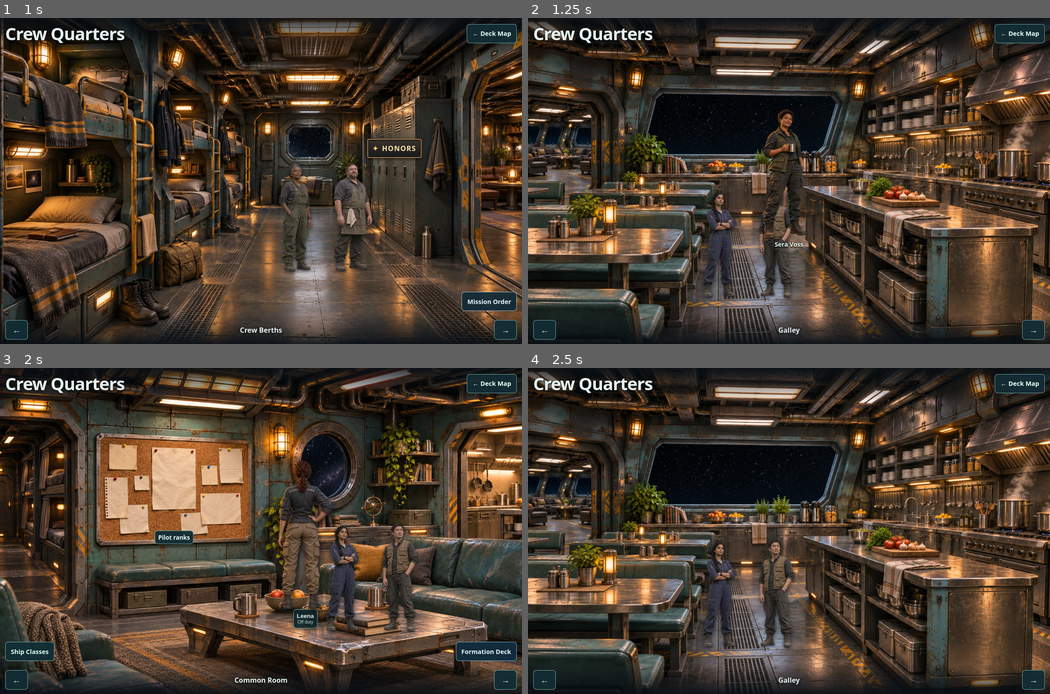
Above: before the commit, frames 1-4 (two rows, left to right).
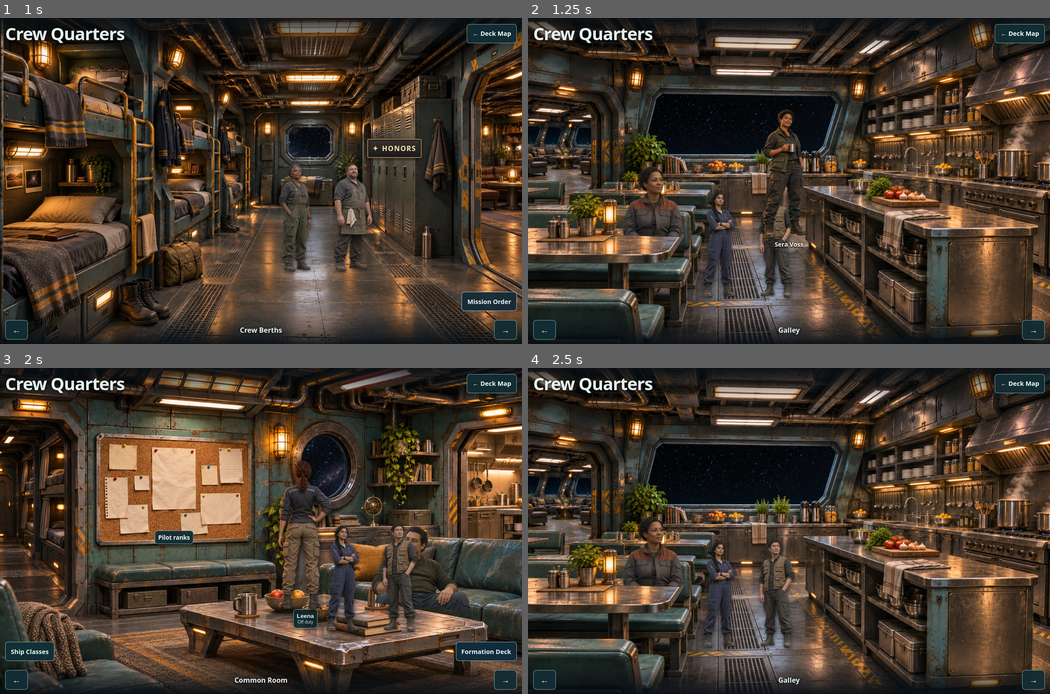
Above: after the commit, the same moments.

Repository: gambizt3-dev/rift-runner
Game: browser game, page carrier-crew.html
Same seed, same stepped clock (60 frames per second), same inputs: the game is played once before the commit and once after it.
Inputs:
- Up to frame 1 (1 s): no input
- Up to frame 2 (1.25 s): hold Right from 1.03 s (still down); tap Ctrl at 1.1 s
- Up to frame 3 (2 s): release Right at 1.53 s; hold Left from 1.58 s (still down); tap Ctrl at 1.6 s
- Up to frame 4 (2.5 s): tap Ctrl at 2.1 s; release Left at 2.15 s; hold Right from 2.2 s (still down)

Frame 1 is identical in both runs. In frame 2, 1.2% of the frame differs, in the area x 18-30%, y 45-68%; in frame 3, 1.1%; in frame 4, 1.2%.

Commit message:
Seat off-duty crew in the Common Room and Galley

Diff:
--- a/carrier-crew.css
+++ b/carrier-crew.css
@@ -40,6 +40,19 @@
 }
 .room-upper{position:absolute;top:50%;left:50%;width:max(100vw,177.6833vh);width:max(100vw,177.6833dvh);transform:translate(-50%,-50%)}
 .room-upper img{display:block;width:100%;height:auto}
+/* The seat and its existing tabletop share the upper art’s crop and scale. */
+.room-upper .crew-seated{
+ position:absolute;translate:-50% 0;height:auto;pointer-events:none;user-select:none;
+ -webkit-mask-image:none;mask-image:none;
+}
+.room-upper .crew-seated-common{
+ inset-inline-start:78%;inset-block-start:48%;width:22%;
+ clip-path:polygon(0 0,100% 0,100% 100%,72% 100%,0 91%);
+}
+.room-upper .crew-seated-galley{
+ inset-inline-start:25%;inset-block-start:44.9%;width:21%;
+ clip-path:polygon(0 0,100% 0,100% 89%,0 85%);
+}
 .room-lower{display:none}
 .control{min-height:44px;padding:8px 12px;display:inline-flex;align-items:center;justify-content:center;background:#132 …(198 unchanged characters)…
 .control:hover,.pinboard:hover .control{background:#214e50;border-color:#b4f6e0}
--- a/carrier-crew.html
+++ b/carrier-crew.html
@@ -7,7 +7,7 @@
 <title>Crew Quarters · Rift Runner</title>
 <link rel="icon" type="image/png" href="./rift-192.png">
 <script src="./vessel-exterior.js?v=214" defer></script>
-<link rel="stylesheet" href="./carrier-crew.css?v=247">
+<link rel="stylesheet" href="./carrier-crew.css?v=248">
 <script src="./pilot-missions.js?v=114" defer></script>
 <script src="./wing-rendezvous.js?v=185" defer></script>
 <link rel="preload" href="./crew-pilot-aya-resting.webp?v=185" as="image">
@@ -33,6 +33,7 @@
    <div class="room-lower room-lower-common" aria-hidden="true"></div>
    <div class="room-upper">
     <img src="./crew-common.webp?v=95" width="1672" height="941" alt="The common room, with seating and a pilot ranks pinboard.">
+    <img class="crew-seated crew-seated-common" src="./crew-seat-common.webp" width="400" height="267" alt="" aria-hidden="true" loading="lazy" decoding="async" draggable="false">
     <button class="pinboard" id="crew-pinboard" type="button" aria-haspopup="dialog" aria-controls="crew-ranks"><span class="control">Pilot ranks</span></button>
    </div>
    <button class="control class-board" id="crew-classes" type="button" aria-haspopup="dialog" aria-controls="crew-ship-classes">Ship Classes</button>
@@ -43,6 +44,7 @@
    <div class="room-lower room-lower-galley" aria-hidden="true"></div>
    <div class="room-upper">
     <img src="./crew-galley.webp?v=95" width="1672" height="941" alt="The carrier’s galley and kitchen.">
+    <img class="crew-seated crew-seated-galley" src="./crew-seat-galley.webp" width="400" height="271" alt="" aria-hidden="true" loading="lazy" decoding="async" draggable="false">
    </div>
    <button class="control crew-visitor" id="crew-visitor-sera" type="button" aria-haspopup="dialog" aria-controls="crew-sera-chat" hidden><img src="./crew-npc-range-marshal.webp" alt="" loading="lazy" decoding="async" draggable="false"><span>Sera Voss</span></button>
   <img class="crew-ambient" src="./crew-deck-crew-alt.webp" alt="" aria-hidden="true" loading="lazy" decoding="async" draggable="false">
--- a/tests/carrier-crew.test.cjs
+++ b/tests/carrier-crew.test.cjs
@@ -83,7 +83,7 @@
 });
 test('portrait rooms fill the viewport while controls stay overlaid',()=>{
  const html=read('carrier-crew.html'), css=read('carrier-crew.css');
- assert.match(html,/href="\.\/carrier-crew\.css\?v=247"/);
+ assert.match(html,/href="\.\/carrier-crew\.css\?v=248"/);
  assert.match(html,/viewport-fit=cover/);
  const rooms=[...html.matchAll(/<section class="room"[\s\S]*?<\/section>/g)];
  assert.equal(rooms.length,5);
@@ -406,3 +406,16 @@
  assert.match(html,/id="crew-visitor-sera"[^>]*aria-controls="crew-sera-chat"/);
  assert.match(html,/id="crew-visitor-ivo"[^>]*aria-controls="crew-ivo-chat"/);
 });
+
+test('seated NPCs follow the couch and booth artwork, sit behind the table lines and never capture taps',()=>{
+ const html=read('carrier-crew.html'),css=read('carrier-crew.css');
+ for(const [room,asset] of [['Common Room','common'],['Galley','galley']]){
+  const scene=[...html.matchAll(/<section class="room" data-room="([^"]+)"[^>]*>([\s\S]*?)<\/section>/g)].find(match=>match[1]===room)[2];
+  const art=scene.match(/<div class="room-upper">([\s\S]*?)<\/div>/)[1];
+  assert.ok(art.includes('class="crew-seated crew-seated-'+asset+'" src="./crew-seat-'+asset+'.webp"'));
+  assert.match(art,/<img class="crew-seated [^>]*alt="" aria-hidden="true"/);
+  assert.ok(css.includes('.room-upper .crew-seated-'+asset+'{'));
+ }
+ assert.match(css,/\.room-upper \.crew-seated\{[^}]*position:absolute[^}]*pointer-events:none/);
+ assert.equal((css.match(/clip-path:polygon\(0 0,100% 0,100% (?:100|89)%/g)||[]).length,2);
+});
Binary file added: crew-seat-common.webp
Binary file added: crew-seat-galley.webp
